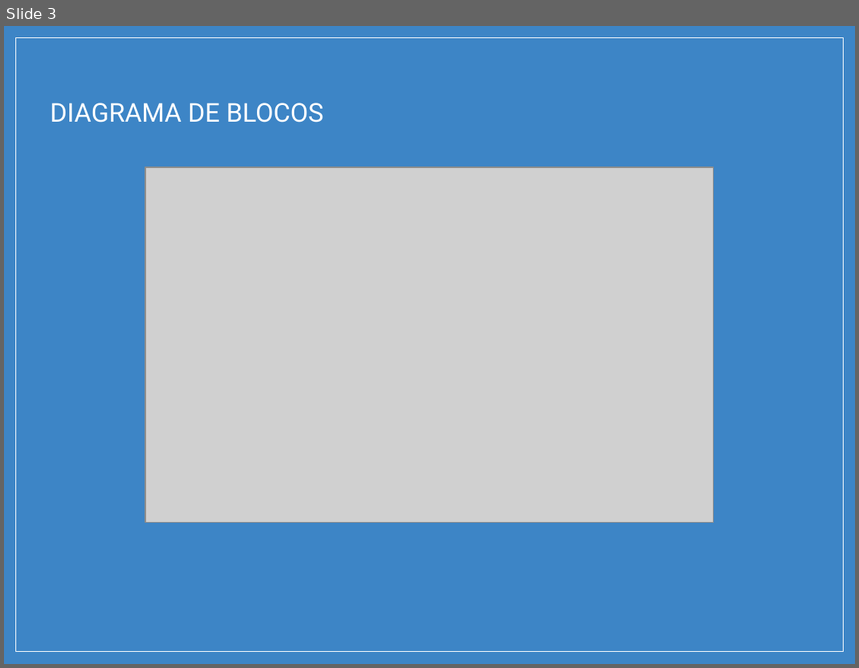
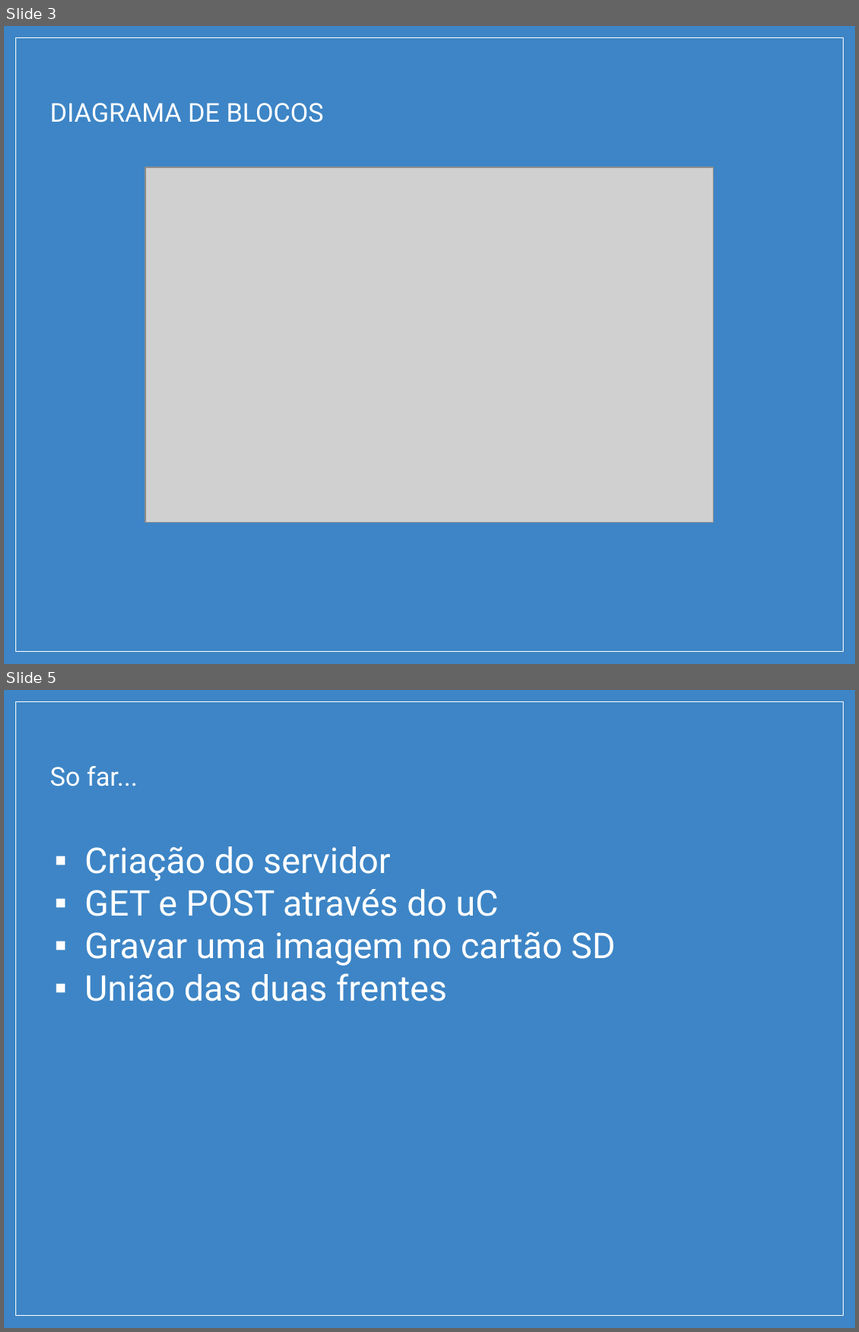
Before and after one commit to rmolines/CompEmbarcada, a slide deck: Apresentação Smart Pen Drive.pptx. Shown one above the other, each under a label of ours: slide 3 before the commit, slides 3 and 5 after it; the slides between them are not shown. The pictures are 859x668 and 859x1332 pixels, drawn with LibreOffice and Linux fonts; fonts in the diff are those of the drawing; grey boxes stand for pictures; background and template pictures are left out. Boxes give left, top, right and bottom in pixels: in the first picture for what was removed or moved away, otherwise in the second. Text is boxed around its words. In the diff, an @@ line names an element or a change of style, - is before the commit and + after.

```diff
--- a/Apresentação Smart Pen Drive.pptx
+++ b/Apresentação Smart Pen Drive.pptx
@@ slide 5 added at bbox=[4, 690, 855, 1328], background picture (left out); not listed: 1 template element that a slide beside it also shows @@
@@ title added at bbox=[50, 766, 138, 787], 22 pt, text #FFFFFF @@
+So far...
@@ text added at bbox=[85, 847, 615, 1002], 30 pt, text #FFFFFF @@
+▪ Criação do servidor
+▪ GET e POST através do uC
+▪ Gravar uma imagem no cartão SD
+▪ União das duas frentes
```
Also in this commit, not shown: 3 other slides added, 1 slide removed, 10 other files.
